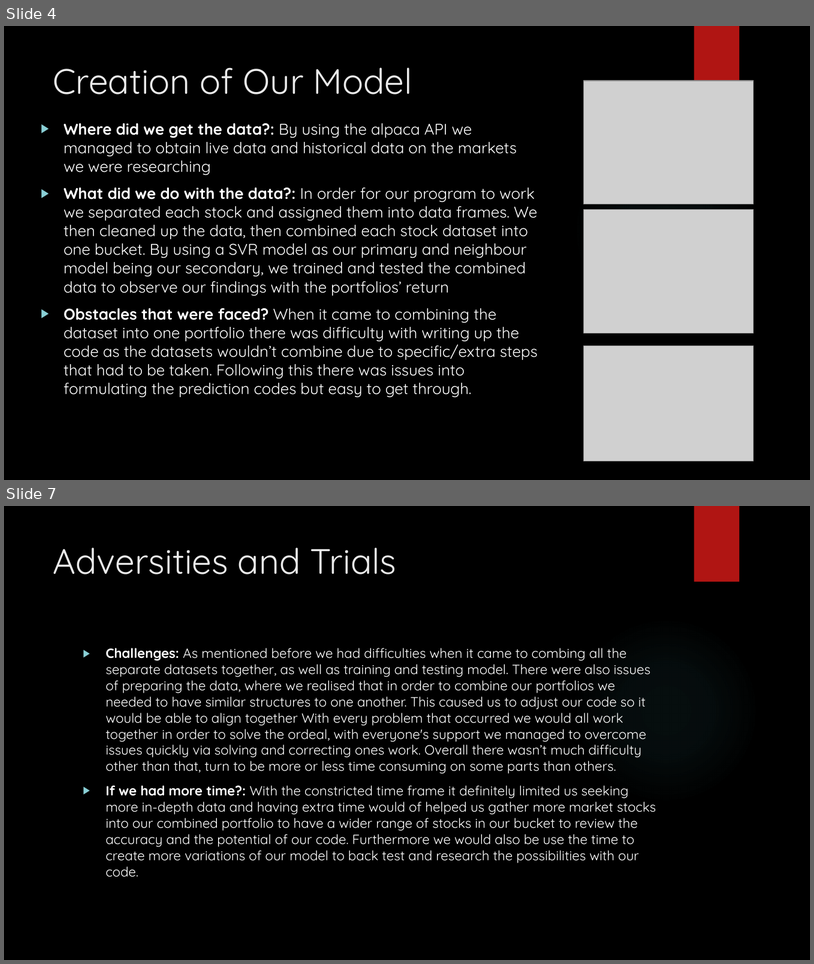
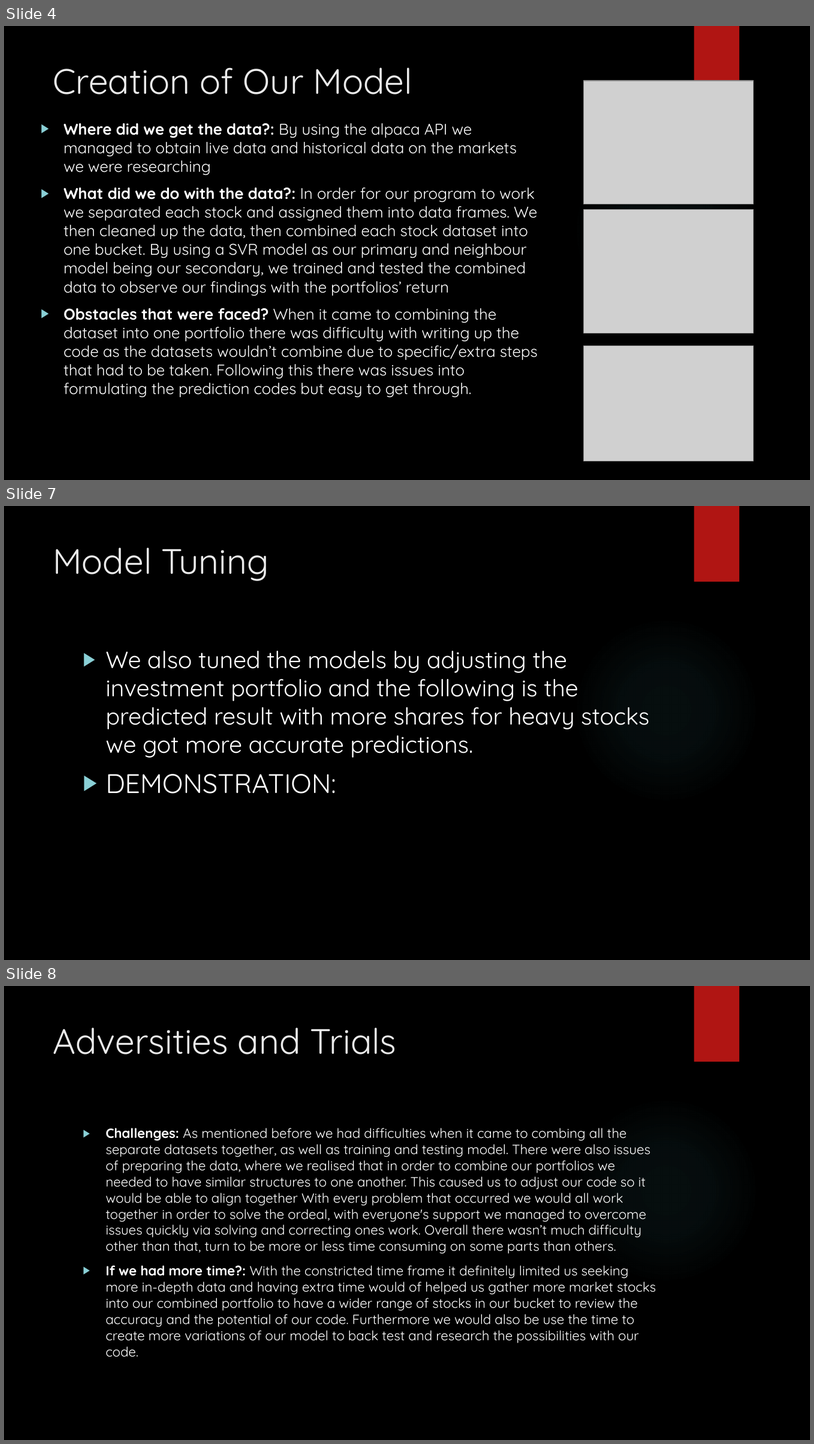
Before and after one commit to Damien-Nguyen/Analysis-of-Optimal-Investment-Portfolio, a slide deck: Stock Price Predictions & Analysis.pptx. Shown one above the other, each under a label of ours: slides 4 and 7 before the commit, slides 4, 7 and 8 after it; the slides between them are not shown. The pictures are 814x964 and 814x1444 pixels, drawn with LibreOffice and Linux fonts; fonts in the diff are those of the drawing; grey boxes stand for pictures; background and template pictures are left out. Boxes give left, top, right and bottom in pixels: in the first picture for what was removed or moved away, otherwise in the second. Text is boxed around its words. In the diff, an @@ line names an element or a change of style, - is before the commit and + after.

```diff
--- a/Stock Price Predictions & Analysis.pptx
+++ b/Stock Price Predictions & Analysis.pptx
@@ slide 7 added at (4,506,810,960), background picture (left out); not listed: 2 template elements that a slide beside it also shows @@
@@ title added at (53,547,269,581), 42 pt, text #EBEBEB @@
+Model Tuning
@@ text added at (106,651,650,793), 28 pt, text #FFFFFF @@
+▶ We also tuned the models by adjusting the investment portfolio and the following is the predicted result with more shares for heavy stocks we got more accurate predictions.
+▶ DEMONSTRATION:
@@ what was slide 7 is now slide 8 @@
```
Also in this commit, not shown: 2 slides changed.
